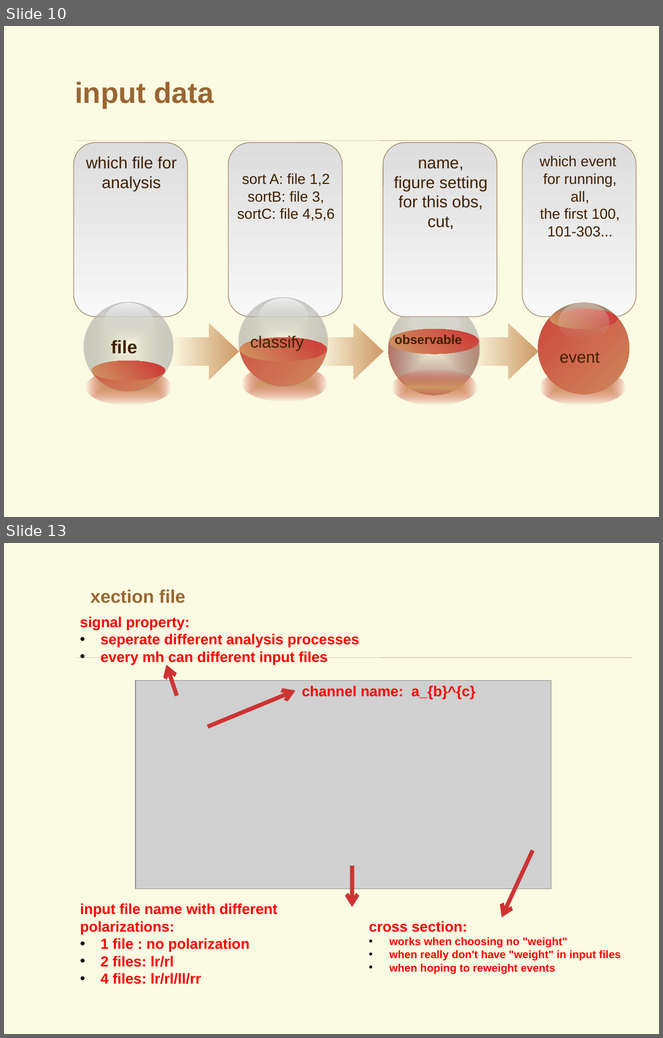
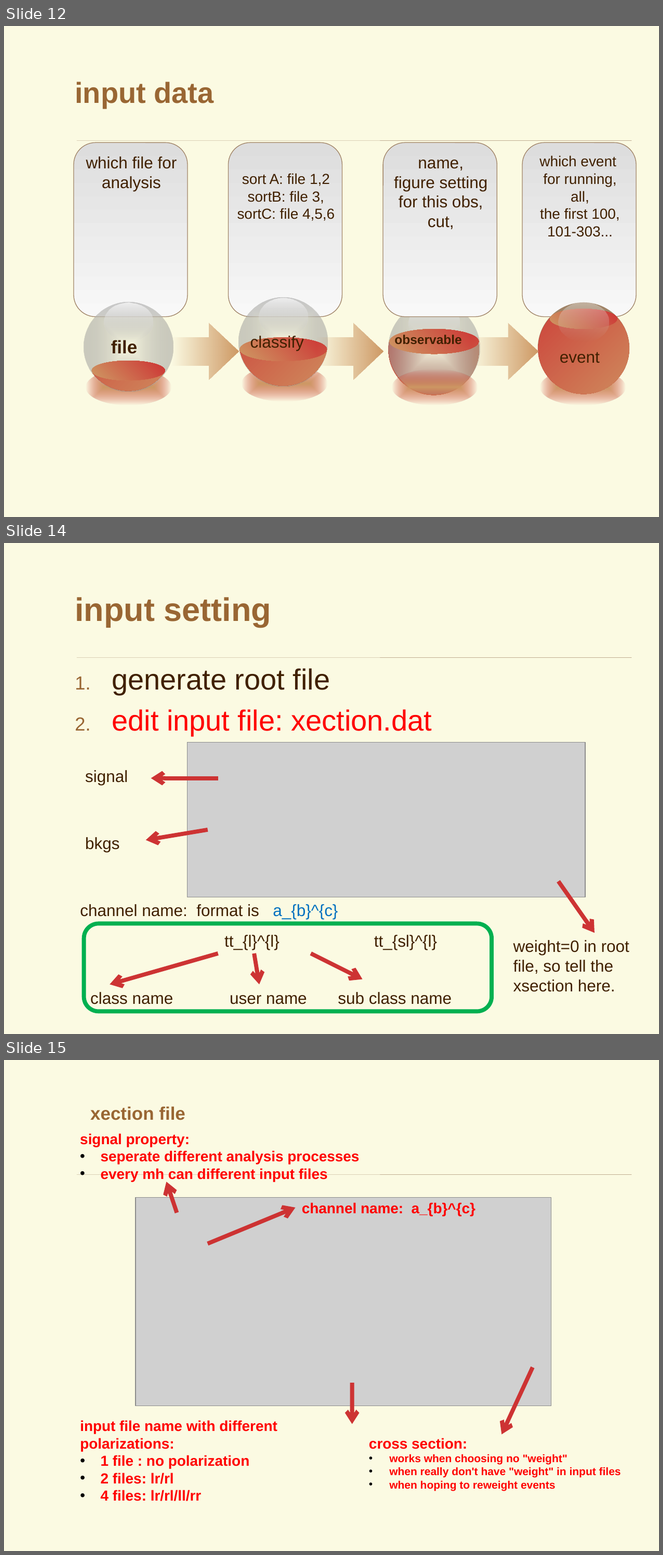
Before and after one commit to YancyW/BASDA, a slide deck: doc/BASDA_Usage_Example.pptx. Shown one above the other, each under a label of ours: slides 10 and 13 before the commit, slides 12, 14 and 15 after it; the slides between them are not shown. The pictures are 663x1038 and 663x1555 pixels, drawn with LibreOffice and Linux fonts; fonts in the diff are those of the drawing; grey boxes stand for pictures; background and template pictures are left out. Boxes give left, top, right and bottom in pixels: in the first picture for what was removed or moved away, otherwise in the second. Text is boxed around its words. In the diff, an @@ line names an element or a change of style, - is before the commit and + after.

```diff
--- a/doc/BASDA_Usage_Example.pptx
+++ b/doc/BASDA_Usage_Example.pptx
@@ slide 14 added at <box>4,543,659,1034</box>, background picture (left out); not listed: 1 template element that a slide beside it also shows @@
@@ title added at <box>75,597,271,627</box>, 36 pt, text #996633, bold @@
+input setting
@@ text added at <box>112,668,432,736</box>, 32 pt, text #FF0000 @@
+1. generate root file
+2. edit input file: xection.dat
@@ picture added at <box>188,742,586,898</box> @@
@@ text added at <box>85,770,128,785</box>, 18 pt, text #402000 @@
+signal
@@ arrow added from (218, 778) to (151, 778), #CD3333 4.5 pt @@
@@ text added at <box>85,837,119,852</box>, 18 pt, text #402000 @@
+bkgs
@@ arrow added from (208, 830) to (146, 840), #CD3333 4.5 pt @@
@@ arrow added from (558, 882) to (595, 933), #CD3333 4.5 pt @@
@@ text added at <box>80,904,338,919</box>, 18 pt, text #402000 @@
+channel name: format is a_{b}^{c}
@@ rounded rectangle added at <box>84,924,491,1012</box>, outline #00B050 4.5 pt @@
@@ text added at <box>224,935,280,950</box>, 18 pt, text #402000 @@
+tt_{l}^{l}
@@ text added at <box>374,935,437,950</box>, 18 pt, text #402000 @@
+tt_{sl}^{l}
@@ text added at <box>514,940,630,992</box>, 18 pt, text #402000 @@
+weight=0 in root file, so tell the xsection here.
@@ arrow added from (218, 954) to (110, 984), #CD3333 4.5 pt @@
@@ arrow added from (254, 954) to (259, 984), #CD3333 4.5 pt @@
@@ arrow added from (311, 954) to (362, 979), #CD3333 4.5 pt @@
@@ text added at <box>90,992,174,1007</box>, 18 pt, text #402000 @@
+class name
@@ text added at <box>338,992,452,1005</box>, 18 pt, text #402000 @@
+sub class name
@@ text added at <box>230,995,307,1005</box>, 18 pt, text #402000 @@
+user name
@@ what was slide 10 is now slide 12 @@
@@ what was slide 13 is now slide 15 @@
```
Also in this commit, not shown: 4 slides changed, 16 other slides added, 1 slide removed, 20 other files.
